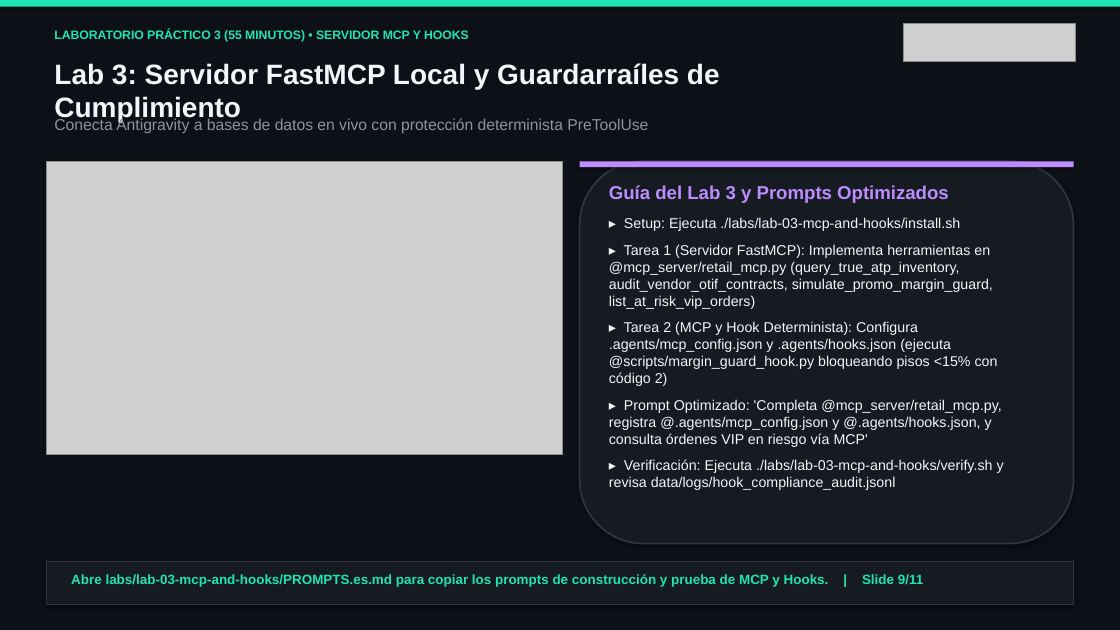
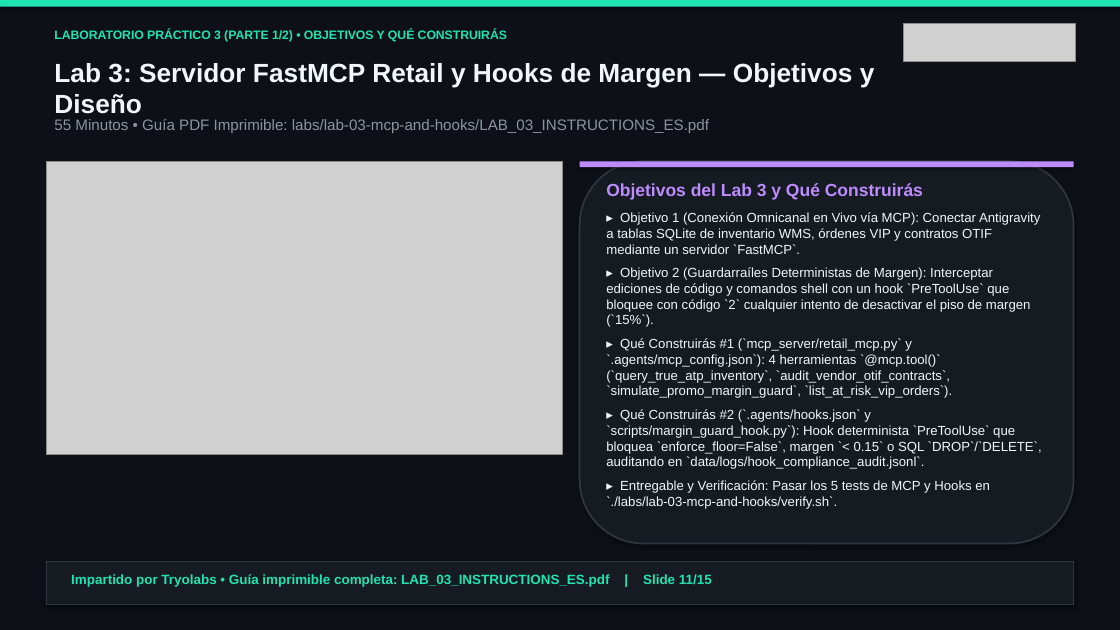
Before and after one commit to tryolabs/antigravity-workshop-retail, a slide deck: slide 11 of slides/antigravity_retail_workshop_es.pptx (slide 9 before the commit). Drawn at 1120x630 pixels with LibreOffice and Linux fonts; fonts in the diff are those of the drawing; grey boxes stand for pictures. Boxes give left, top, right and bottom in pixels: in the first picture for what was removed or moved away, otherwise in the second. Text is boxed around its words. In the diff, an @@ line names an element or a change of style, - is before the commit and + after.

Commit message:
Add Tryolabs-branded Lab Instruction PDFs, branded docs, and 15-slide presentations with Lab Objectives, What You Will Build & Step-by-Step Instructions

```diff
--- a/slides/antigravity_retail_workshop_es.pptx
+++ b/slides/antigravity_retail_workshop_es.pptx
@@ text at [54,30,507,42]: text changed @@
-LABORATORIO PRÁCTICO 3 (55 MINUTOS) • SERVIDOR MCP Y HOOKS
+LABORATORIO PRÁCTICO 3 (PARTE 1/2) • OBJETIVOS Y QUÉ CONSTRUIRÁS
@@ text at [54,63,875,114]: text changed; size 24 to 22.5 pt @@
-Lab 3: Servidor FastMCP Local y Guardarraíles de Cumplimiento
+Lab 3: Servidor FastMCP Retail y Hooks de Margen — Objetivos y Diseño
@@ text at [54,119,709,133]: text changed; size 13.5 to 13 pt @@
-Conecta Antigravity a bases de datos en vivo con protección determinista PreToolUse
+55 Minutos • Guía PDF Imprimible: labs/lab-03-mcp-and-hooks/LAB_03_INSTRUCTIONS_ES.pdf
@@ text at [606,183,1042,509]: text changed; size 12.2 to 11.3 pt @@
-Guía del Lab 3 y Prompts Optimizados
-▸ Setup: Ejecuta ./labs/lab-03-mcp-and-hooks/install.sh
-▸ Tarea 1 (Servidor FastMCP): Implementa herramientas en @mcp_server/retail_mcp.py (query_true_atp_inventory, audit_vendor_otif_contracts, simulate_promo_margin_guard, list_at_risk_vip_orders)
-▸ Tarea 2 (MCP y Hook Determinista): Configura .agents/mcp_config.json y .agents/hooks.json (ejecuta @scripts/margin_guard_hook.py bloqueando pisos <15% con código 2)
-▸ Prompt Optimizado: 'Completa @mcp_server/retail_mcp.py, registra @.agents/mcp_config.json y @.agents/hooks.json, y consulta órdenes VIP en riesgo vía MCP'
-▸ Verificación: Ejecuta ./labs/lab-03-mcp-and-hooks/verify.sh y revisa data/logs/hook_compliance_audit.jsonl
+Objetivos del Lab 3 y Qué Construirás
+▸ Objetivo 1 (Conexión Omnicanal en Vivo vía MCP): Conectar Antigravity a tablas SQLite de inventario WMS, órdenes VIP y contratos OTIF mediante un servidor `FastMCP`.
+▸ Objetivo 2 (Guardarraíles Deterministas de Margen): Interceptar ediciones de código y comandos shell con un hook `PreToolUse` que bloquee con código `2` cualquier intento de desactivar el piso de margen (`15%`).
+▸ Qué Construirás #1 (`mcp_server/retail_mcp.py` y `.agents/mcp_config.json`): 4 herramientas `@mcp.tool()` (`query_true_atp_inventory`, `audit_vendor_otif_contracts`, `simulate_promo_margin_guard`, `list_at_risk_vip_orders`).
+▸ Qué Construirás #2 (`.agents/hooks.json` y `scripts/margin_guard_hook.py`): Hook determinista `PreToolUse` que bloquea `enforce_floor=False`, margen `< 0.15` o SQL `DROP`/`DELETE`, auditando en `data/logs/hook_compliance_audit.jsonl`.
+▸ Entregable y Verificación: Pasar los 5 tests de MCP y Hooks en `./labs/lab-03-mcp-and-hooks/verify.sh`.
@@ text at [71,574,712,587]: text changed @@
-Abre labs/lab-03-mcp-and-hooks/PROMPTS.es.md para copiar los prompts de construcción y prueba de MCP y Hooks. | Slide 9/11
+Impartido por Tryolabs • Guía imprimible completa: LAB_03_INSTRUCTIONS_ES.pdf | Slide 11/15
```
Also in this commit, not shown: 10 other slides changed, 4 slides added, 35 other files.
